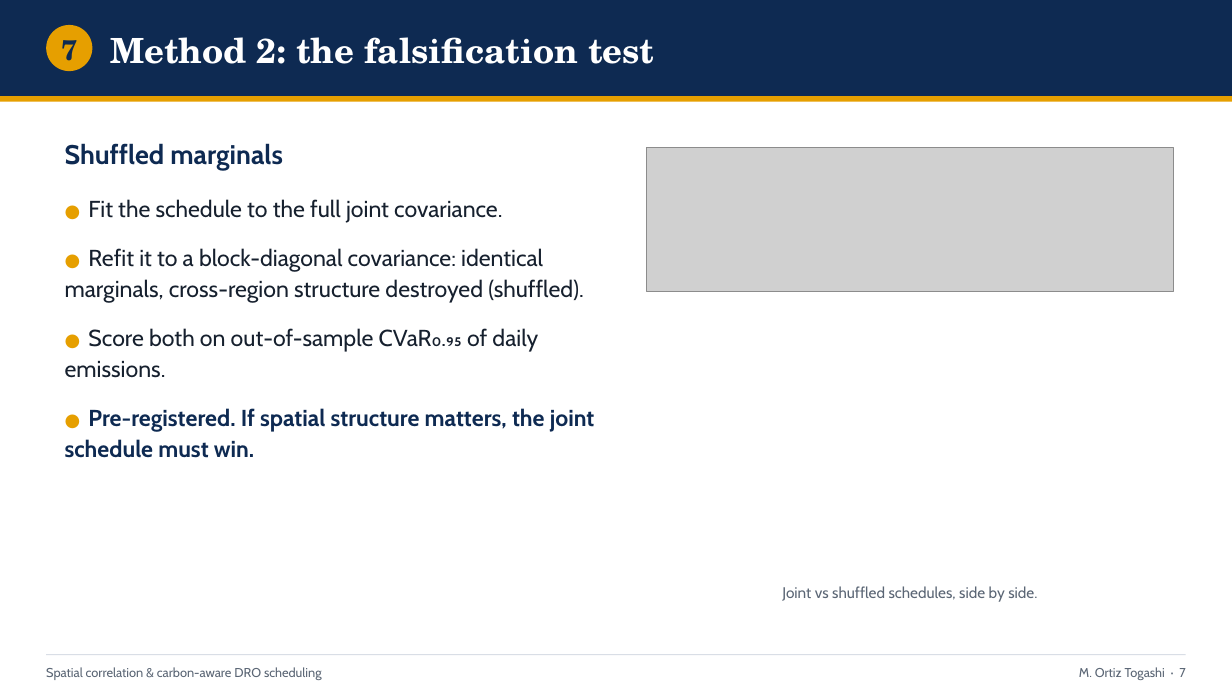
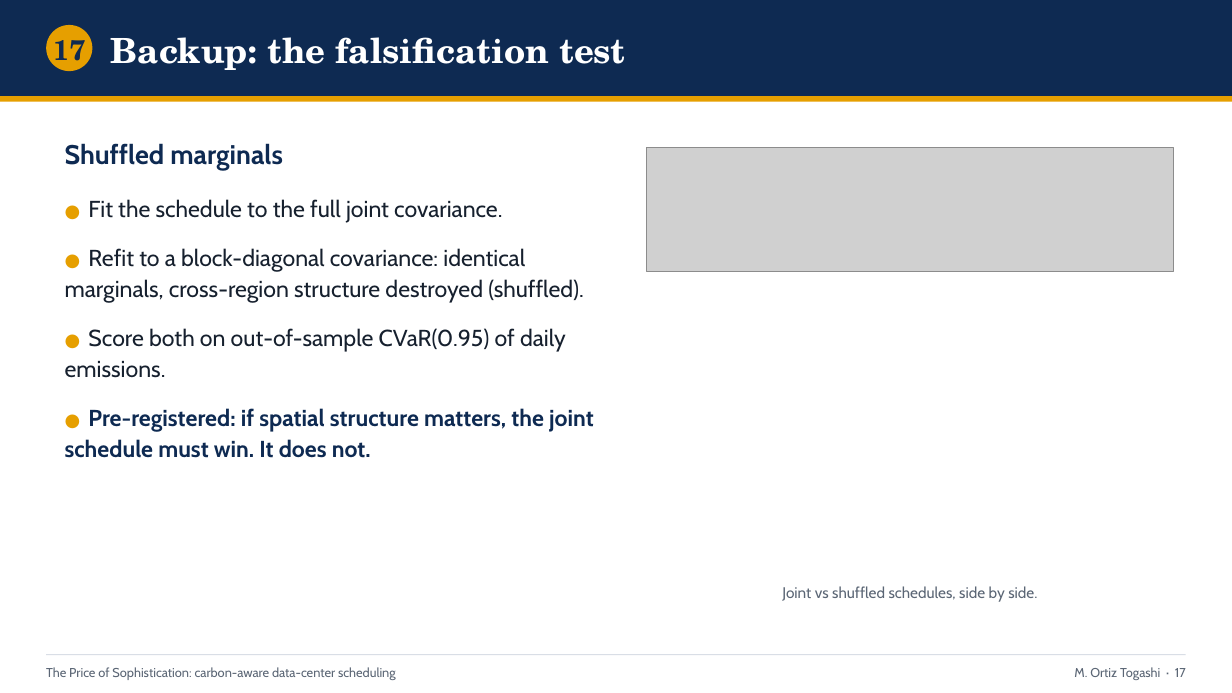
Before and after one commit to ma731/Capstone-in-Operations-Research, a slide deck: slide 17 of deck/capstone_defense.pptx (slide 7 before the commit). Drawn at 1232x693 pixels with LibreOffice and Linux fonts; fonts in the diff are those of the drawing; grey boxes stand for pictures. Boxes give left, top, right and bottom in pixels: in the first picture for what was removed or moved away, otherwise in the second. Text is boxed around its words. In the diff, an @@ line names an element or a change of style, - is before the commit and + after.

Commit message:
Pivot to value-first framing; correct transfer-lever savings to verified numbers
Reframe from null-result to "The Price of Sophistication": lead with the
day-ahead migration scheduler (the spatial transfer lever), demote the
spatial-correlation null to a screening rule (RQ2), recast the DRO as
day-ahead forecast-error hedging, and move the copula to an appendix.

Integrity fix: the transfer-lever headline (4.7-10.1% / "8-11 pts") was an
unverified placeholder that conflated two metrics. Ran
scripts/run_part3_transfer_value.py (committed snapshot) and corrected every
artifact to the real out-of-sample CVaR_0.95 reduction over the Phi=0
baseline: 4.0-9.9% (Western 4.0%, Eastern 9.9%, Diversified 9.0%).

- capstone_thesis.tex (28pp body) and full_thesis.tex (57pp): value-first
  restructure, copula demoted to app:copula, number correction
- build_deck.py / poster build_v23.js: deck (18 slides) and poster rebuilt
- plot_part3.py: real savings; crossover marker moved to M*~3

```diff
--- a/deck/capstone_defense.pptx
+++ b/deck/capstone_defense.pptx
@@ text at [53,40,85,70]: text changed @@
-7
+17
@@ text at [111,37,626,70]: text changed @@
-Method 2: the falsification test
+Backup: the falsification test
@@ picture: place and size @@
-picture at [647,148,1174,291]
+picture at [647,148,1174,272]
@@ text at [65,248,594,458]: text changed @@
-● Refit it to a block-diagonal covariance: identical marginals, cross-region structure destroyed (shuffled).
-● Score both on out-of-sample CVaR₀.₉₅ of daily emissions.
-● Pre-registered. If spatial structure matters, the joint schedule must win.
+● Refit to a block-diagonal covariance: identical marginals, cross-region structure destroyed (shuffled).
+● Score both on out-of-sample CVaR(0.95) of daily emissions.
+● Pre-registered: if spatial structure matters, the joint schedule must win. It does not.
@@ text at [46,667,396,680]: text changed @@
-Spatial correlation & carbon-aware DRO scheduling
+The Price of Sophistication: carbon-aware data-center scheduling
@@ text at [1074,667,1186,680]: text changed @@
-M. Ortiz Togashi · 7
+M. Ortiz Togashi · 17
```
Also in this commit, not shown: 8 other slides changed, 9 slides added, 9 slides removed, 42 other files.
